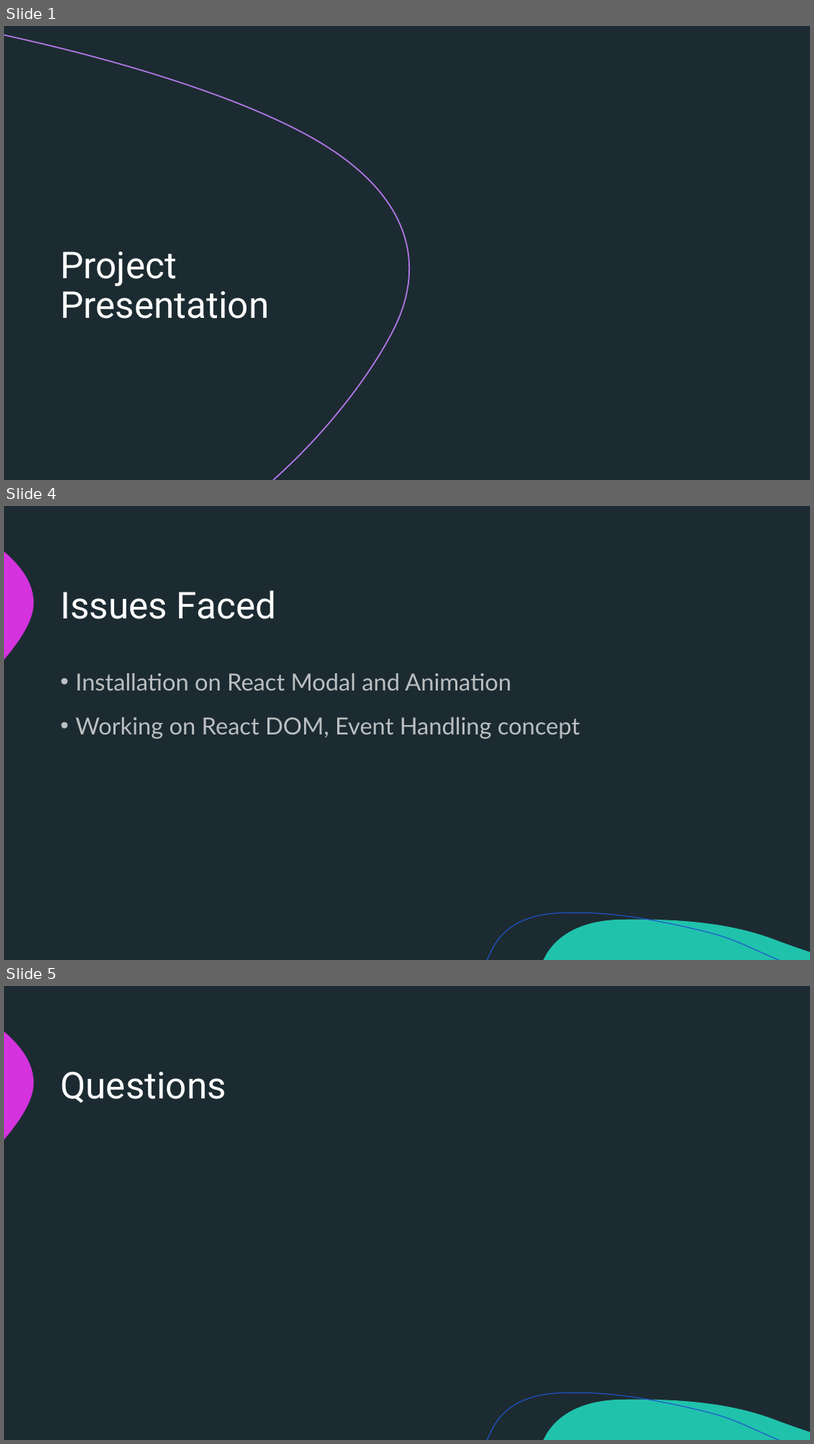
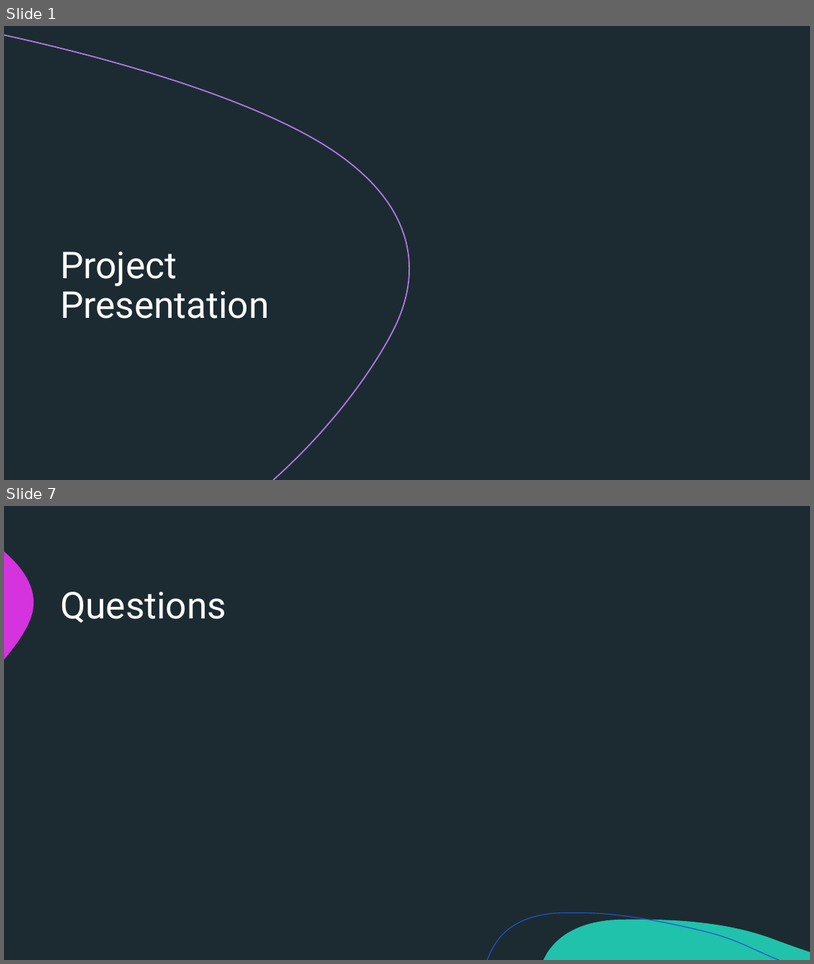
Before and after one commit to siewwoon/Project-Library, a slide deck: Project Presentation.pptx. Shown one above the other, each under a label of ours: slides 1, 4 and 5 before the commit, slides 1 and 7 after it; the slides between them are not shown. The pictures are 814x1444 and 814x964 pixels, drawn with LibreOffice and Linux fonts; fonts in the diff are those of the drawing; background and template pictures are left out. Boxes give left, top, right and bottom in pixels: in the first picture for what was removed or moved away, otherwise in the second. Text is boxed around its words. In the diff, an @@ line names an element or a change of style, - is before the commit and + after.

```diff
--- a/Project Presentation.pptx
+++ b/Project Presentation.pptx
@@ slide 4 removed at (x1=4, y1=506, x2=810, y2=960), background #1C2B31; not listed: 3 template elements that a slide beside it also shows @@
@@ title removed at (x1=60, y1=590, x2=276, y2=619) @@
-Issues Faced
@@ text removed at (x1=75, y1=673, x2=580, y2=739) @@
-• Installation on React Modal and Animation
-• Working on React DOM, Event Handling concept
@@ what was slide 5 is now slide 7 @@
```
Also in this commit, not shown: 2 slides changed, 3 slides added, 3 other files.
